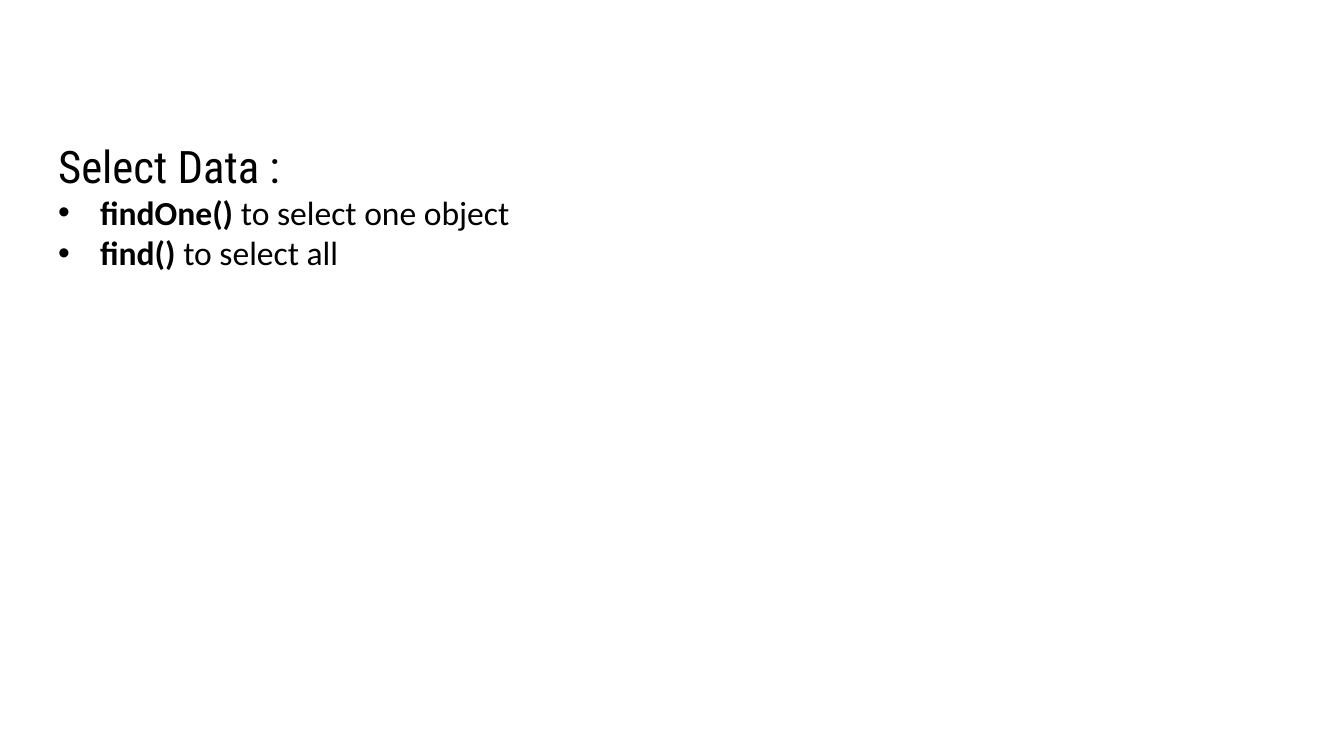
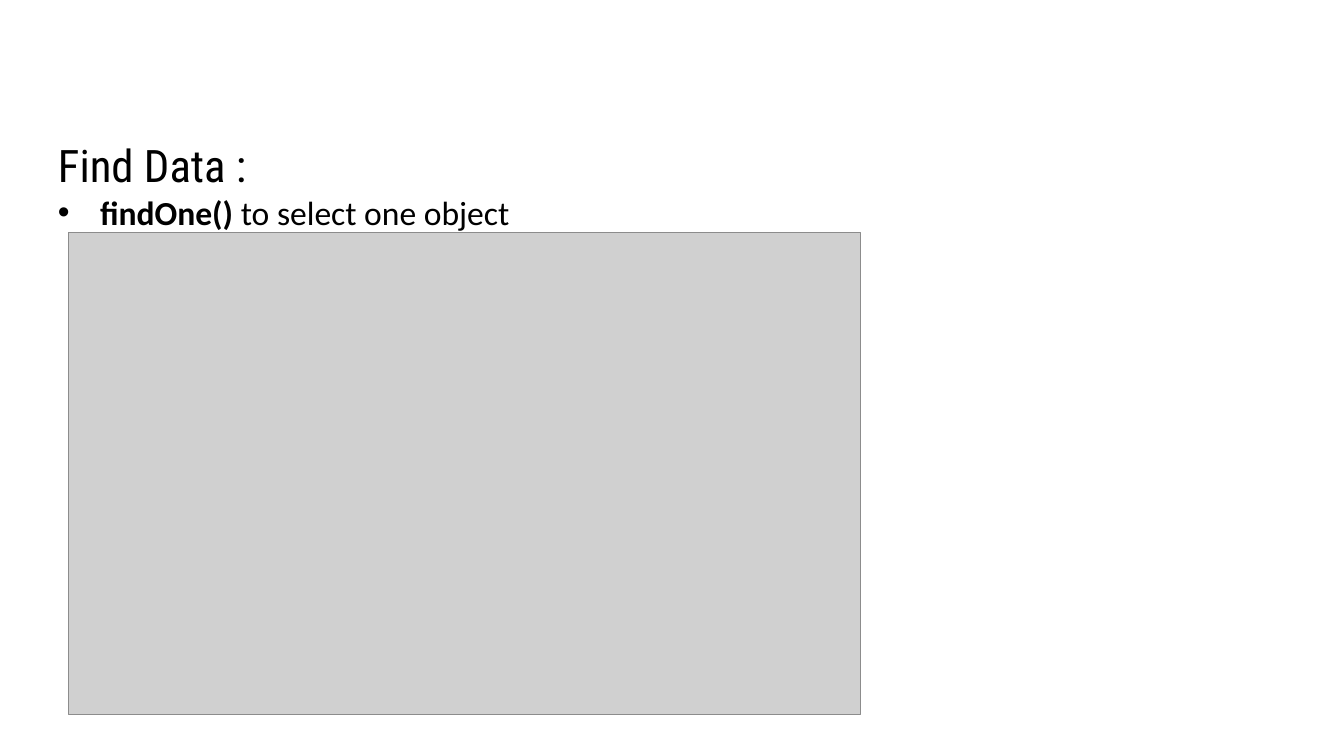
Before and after one commit to rupomsoft/Node.js-Tutorial-Bangla, a slide deck: slide 11 of PowerPointSlides/13 Node js MongoDB.pptx. Drawn at 1344x756 pixels with LibreOffice and Linux fonts; fonts in the diff are those of the drawing; grey boxes stand for pictures; background and template pictures are left out. Boxes give left, top, right and bottom in pixels: in the first picture for what was removed or moved away, otherwise in the second. Text is boxed around its words. In the diff, an @@ line names an element or a change of style, - is before the commit and + after.

```diff
--- a/PowerPointSlides/13 Node js MongoDB.pptx
+++ b/PowerPointSlides/13 Node js MongoDB.pptx
@@ text at (x1=58, y1=148, x2=226, y2=183): text changed @@
-Select Data :
+Find Data :
@@ picture added at (x1=69, y1=233, x2=862, y2=715) @@
@@ text at (x1=100, y1=240, x2=338, y2=270): paragraph removed @@
-• find() to select all
```
Also in this commit, not shown: 6 slides added, 1 other file.
